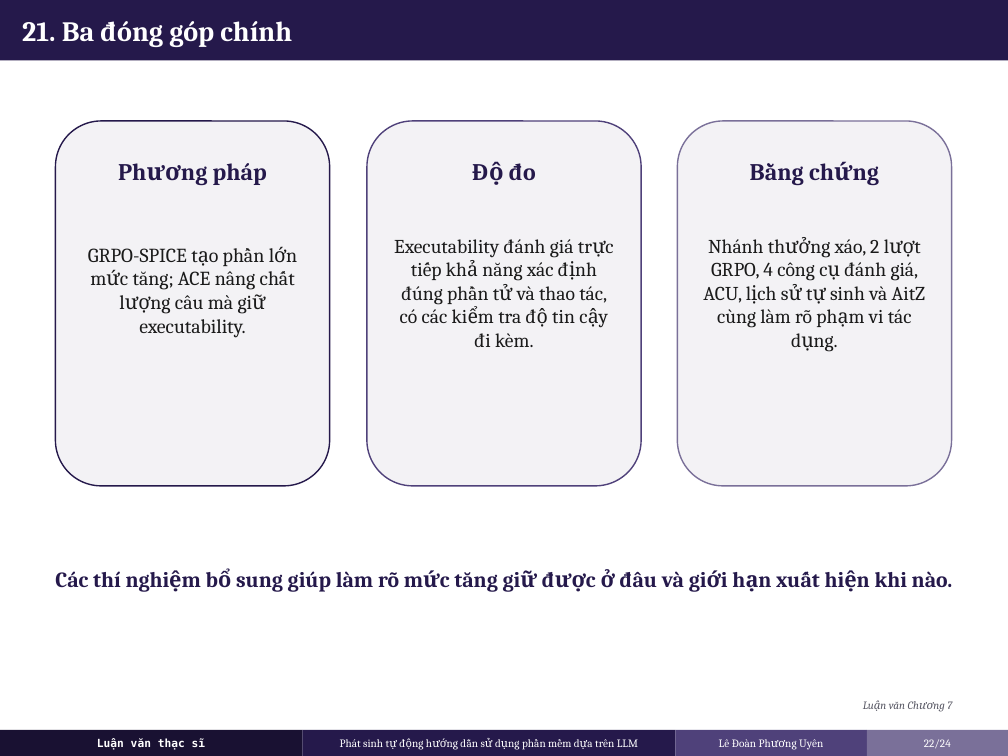
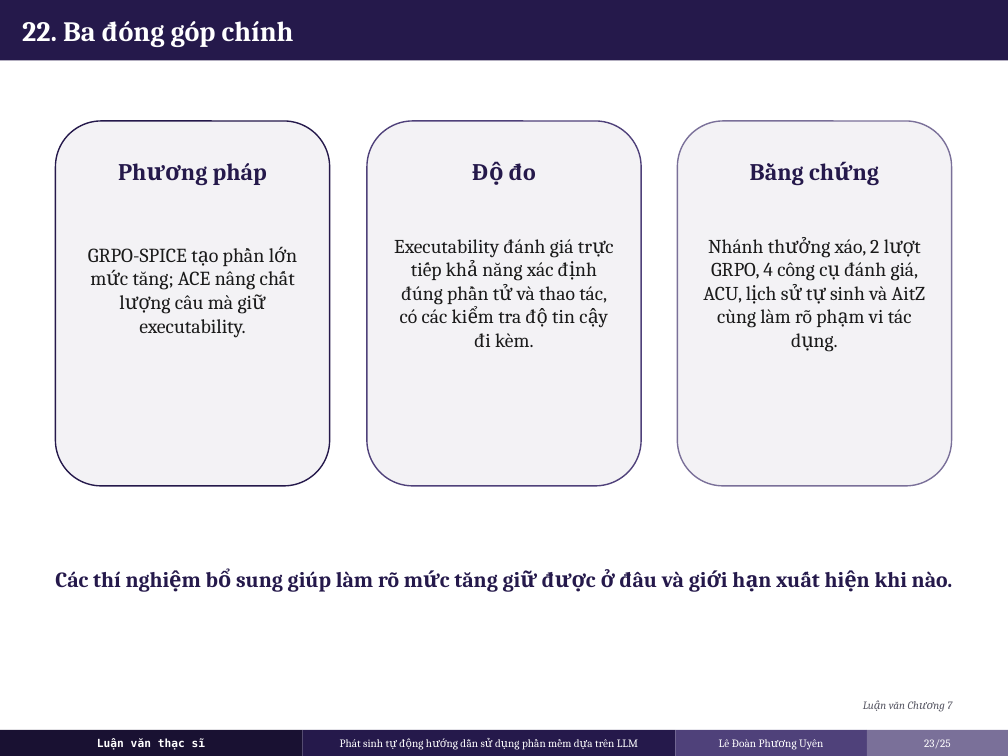
Before and after one commit to UyenLe0712/thesis, a slide deck: slide 23 of slides/LUAN_VAN_SLIDE_BAO_VE_CONCISE.pptx (slide 22 before the commit). Drawn at 1008x756 pixels with LibreOffice and Linux fonts; fonts in the diff are those of the drawing. Boxes give left, top, right and bottom in pixels: in the first picture for what was removed or moved away, otherwise in the second. Text is boxed around its words. In the diff, an @@ line names an element or a change of style, - is before the commit and + after.

```diff
--- a/slides/LUAN_VAN_SLIDE_BAO_VE_CONCISE.pptx
+++ b/slides/LUAN_VAN_SLIDE_BAO_VE_CONCISE.pptx
@@ text at box(22, 21, 294, 47): text changed @@
-21. Ba đóng góp chính
+22. Ba đóng góp chính
@@ text at box(924, 739, 951, 748): text changed @@
-22/24
+23/25
```
Also in this commit, not shown: 22 other slides changed, 2 slides added, 18 other files.
